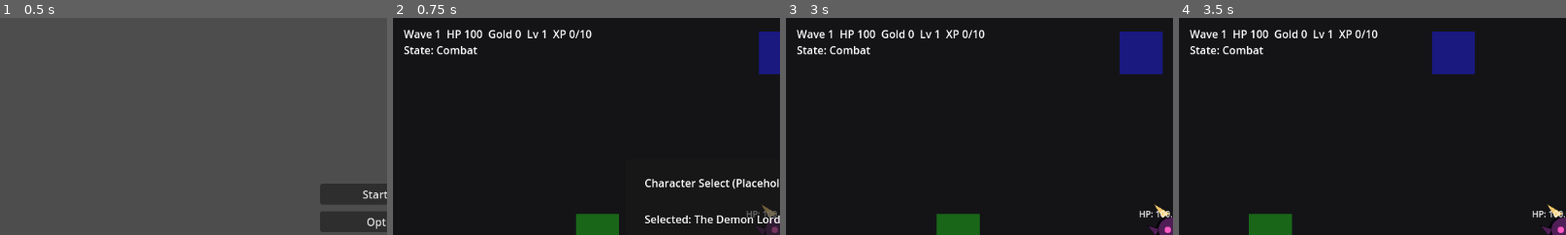
Above: before the commit, frames 1-4 (left to right).
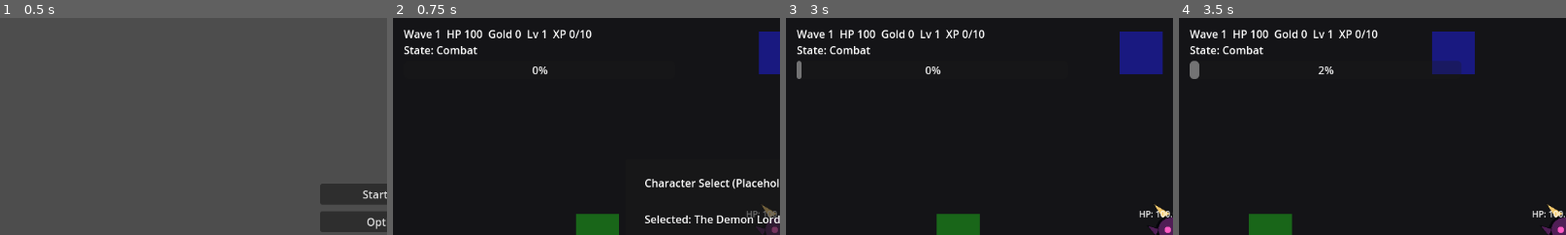
Above: after the commit, the same moments.

Repository: KevinRabbe/bullet-hell-roughe-lite
Game: Godot game, scene res://scenes/ui/MainMenu.tscn
Same seed, same stepped clock (60 frames per second), same inputs: the game is played once before the commit and once after it.
Inputs (mouse positions are % of the whole screen's width and height, from its top left):
- Up to frame 1 (0.5 s): no input
- Up to frame 2 (0.75 s): click "Start Run" at 0.5 s
- Up to frame 3 (3 s): click "Start Run" at 1.25 s; click "Start Run" at 2 s; tap Enter at 2.75 s; move the mouse to (72, 45) at 2.77 s; hold D (move_right) from 2.78 s (still down); hold C (cycle_character) from 2.78 s (still down)
- Up to frame 4 (3.5 s): keep holding D (move_right); keep holding C (cycle_character); tap Space at 3.02 s
The pictures show only the part of the screen within x 0-50%, y 0-50%; the shares and areas given below are measured in that part.

Frame 1 is identical in both runs. In frame 2, 0.1% of the frame differs, in the area x 35-41%, y 22-26%; in frame 3, 0.2%; in frame 4, 0.7%, in the area x 2-73%, y 19-29%.

Commit message:
Issue #73: add top wave progress bar to run HUD

Diff:
--- a/scenes/game/Main.tscn
+++ b/scenes/game/Main.tscn
@@ -300,6 +300,7 @@
 level_up_panel_path = NodePath("../../LevelUpUI/Panel")
 stats_label_path = NodePath("StatsLabel")
 state_label_path = NodePath("StateLabel")
+wave_progress_bar_path = NodePath("WaveProgress")
 
 [node name="StatsLabel" type="Label" parent="RunHUD/Control"]
 layout_mode = 1
@@ -316,6 +317,15 @@
 offset_right = 240.0
 offset_bottom = 60.0
 text = "State: Combat"
+
+[node name="WaveProgress" type="ProgressBar" parent="RunHUD/Control"]
+layout_mode = 1
+offset_left = 16.0
+offset_top = 64.0
+offset_right = 420.0
+offset_bottom = 82.0
+max_value = 100.0
+value = 0.0
 
 [node name="EquippedWeaponHUD" type="CanvasLayer" parent="."]
 
--- a/scripts/ui/run_hud_controller.gd
+++ b/scripts/ui/run_hud_controller.gd
@@ -7,6 +7,7 @@
 @export var level_up_panel_path: NodePath
 @export var stats_label_path: NodePath
 @export var state_label_path: NodePath
+@export var wave_progress_bar_path: NodePath
 
 var player: Node
 var enemy_spawner: Node
@@ -15,6 +16,7 @@
 var level_up_panel: Control
 var stats_label: Label
 var state_label: Label
+var wave_progress_bar: ProgressBar
 
 func _ready() -> void:
 	if player_path != NodePath():
@@ -31,6 +33,8 @@
 		stats_label = get_node_or_null(stats_label_path)
 	if state_label_path != NodePath():
 		state_label = get_node_or_null(state_label_path)
+	if wave_progress_bar_path != NodePath():
+		wave_progress_bar = get_node_or_null(wave_progress_bar_path)
 	_update_hud()
 
 func _process(_delta: float) -> void:
@@ -49,6 +53,11 @@
 		stats_label.text = "Wave %d  HP %.0f  Gold %d  Lv %d  XP %d/%d" % [wave, hp, gold, level, xp, xp_to_next]
 	if state_label != null:
 		state_label.text = "State: %s" % _get_run_state()
+	if wave_progress_bar != null:
+		var elapsed := float(enemy_spawner.get("wave_elapsed_seconds"))
+		var duration := maxf(float(enemy_spawner.get("wave_duration_seconds")), 0.01)
+		var ratio := clampf(elapsed / duration, 0.0, 1.0)
+		wave_progress_bar.value = ratio * 100.0
 
 func _get_run_state() -> String:
 	if level_up_panel != null and level_up_panel.visible:
